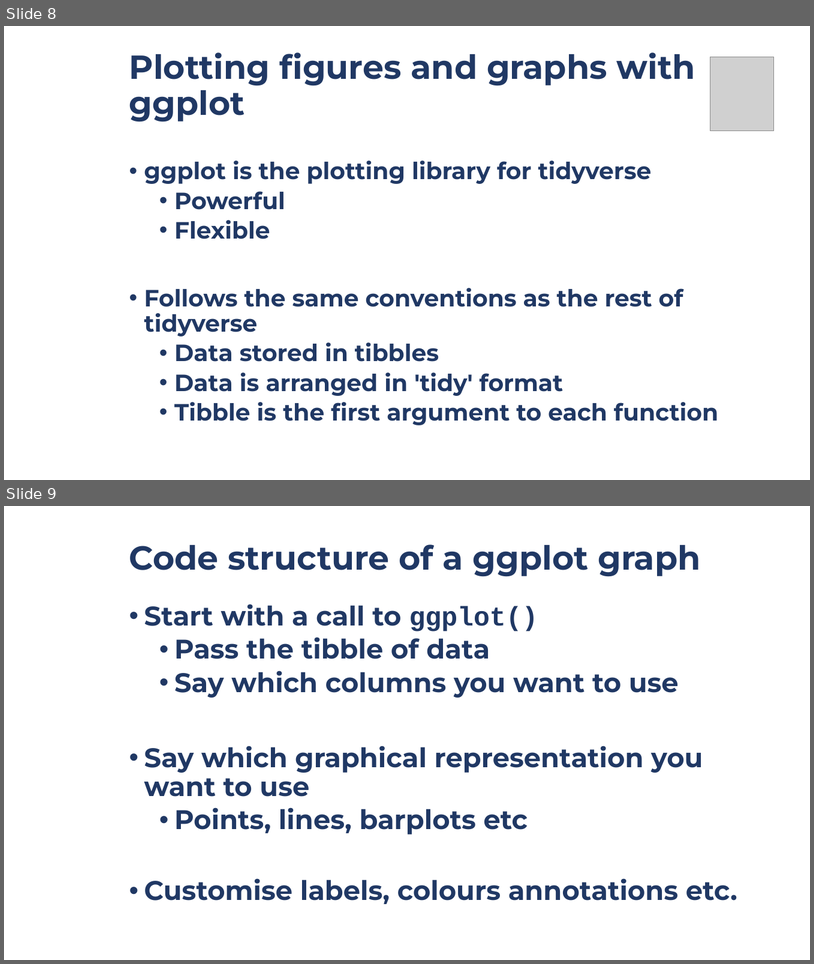
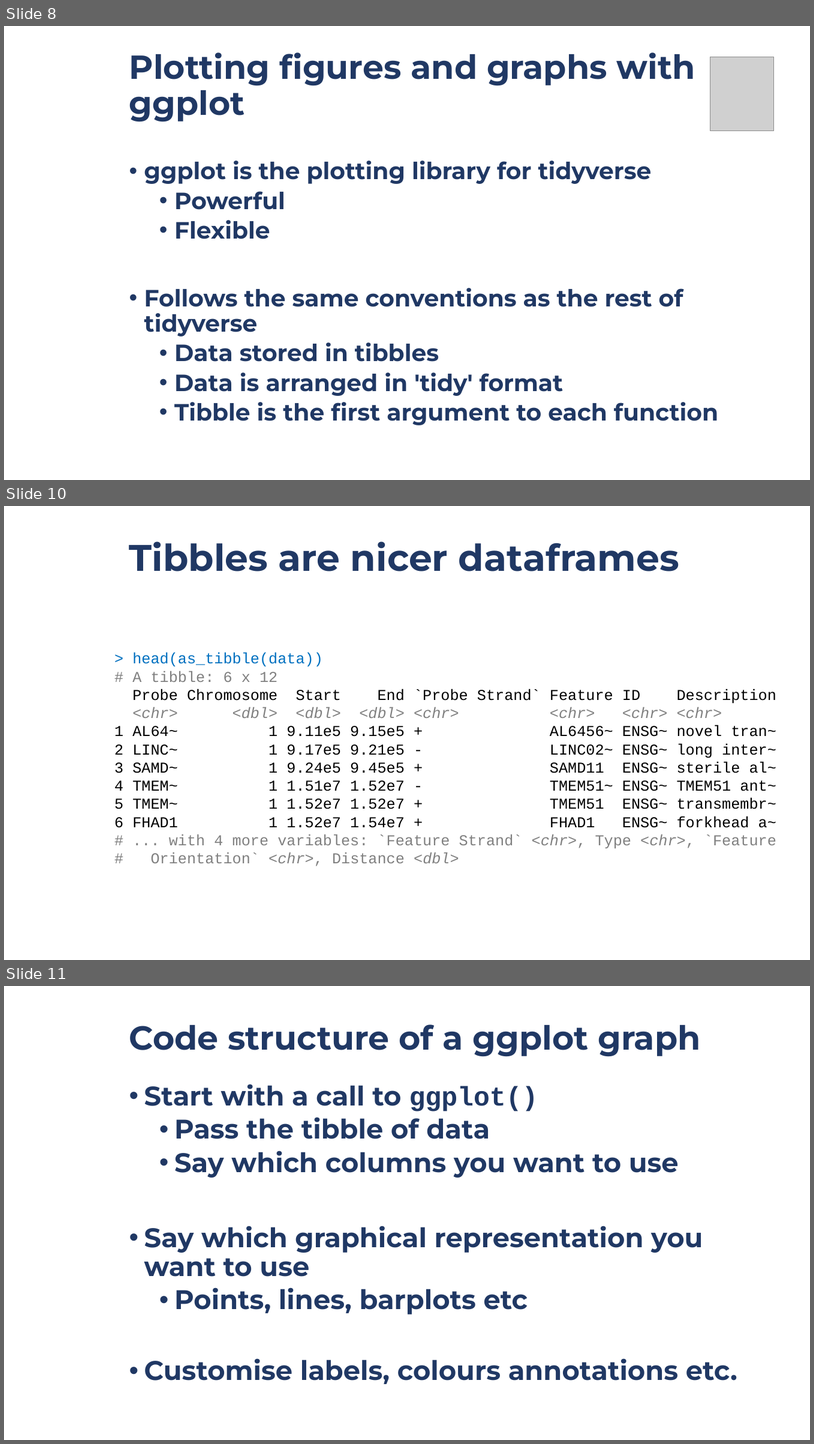
Before and after one commit to JamesBOPRC/BOPRC_R_Course_Lesson_2, a slide deck: BoPRC R Course Lesson 2.pptx. Shown one above the other, each under a label of ours: slides 8 and 9 before the commit, slides 8, 10 and 11 after it; the slides between them are not shown. The pictures are 814x964 and 814x1444 pixels, drawn with LibreOffice and Linux fonts; fonts in the diff are those of the drawing; grey boxes stand for pictures; background and template pictures are left out. Boxes give left, top, right and bottom in pixels: in the first picture for what was removed or moved away, otherwise in the second. Text is boxed around its words. In the diff, an @@ line names an element or a change of style, - is before the commit and + after.

```diff
--- a/BoPRC R Course Lesson 2.pptx
+++ b/BoPRC R Course Lesson 2.pptx
@@ slide 10 added at box(4, 506, 810, 960), background picture (left out) @@
@@ title added at box(129, 541, 680, 571), 44 pt, text #203864, bold @@
+Tibbles are nicer dataframes
@@ text added at box(114, 652, 777, 866), 18 pt, text #000000 @@
+> head(as_tibble(data))
+# A tibble: 6 x 12
+Probe Chromosome Start End `Probe Strand` Feature ID Description
+<chr> <dbl> <dbl> <dbl> <chr> <chr> <chr> <chr>
+1 AL64~ 1 9.11e5 9.15e5 + AL6456~ ENSG~ novel tran~
+2 LINC~ 1 9.17e5 9.21e5 - LINC02~ ENSG~ long inter~
+3 SAMD~ 1 9.24e5 9.45e5 + SAMD11 ENSG~ sterile al~
+4 TMEM~ 1 1.51e7 1.52e7 - TMEM51~ ENSG~ TMEM51 ant~
+5 TMEM~ 1 1.52e7 1.52e7 + TMEM51 ENSG~ transmembr~
+6 FHAD1 1 1.52e7 1.54e7 + FHAD1 ENSG~ forkhead a~
+# ... with 4 more variables: `Feature Strand` <chr>, Type <chr>, `Feature
+# Orientation` <chr>, Distance <dbl>
@@ what was slide 9 is now slide 11 @@
```
Also in this commit, not shown: 3 slides changed, 1 other slide added.
